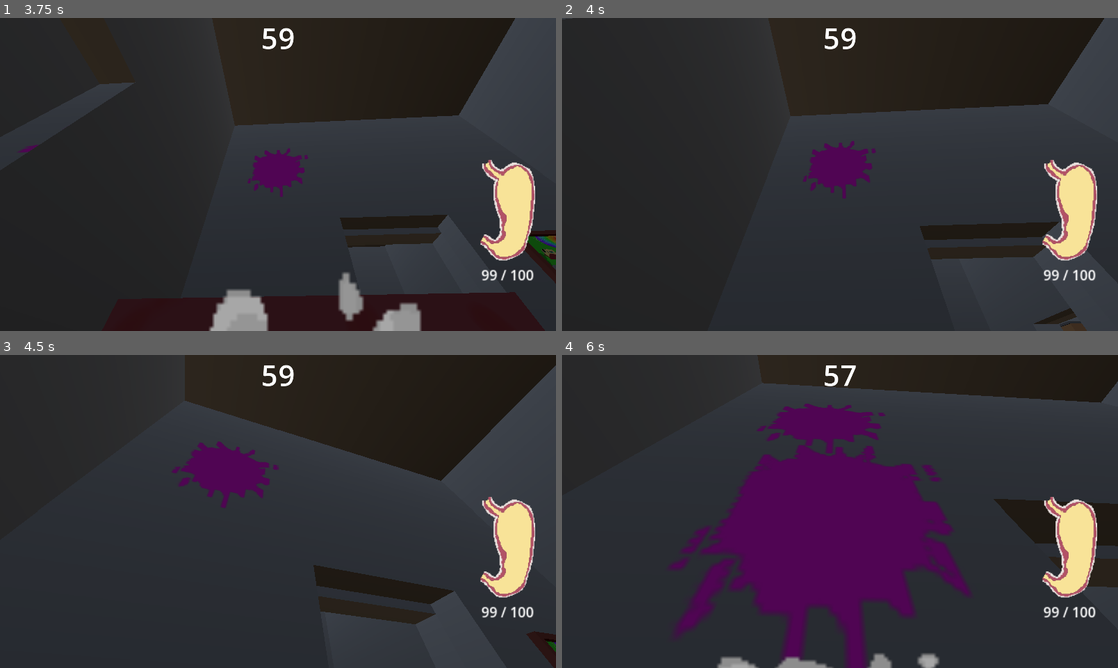
Above: before the commit, frames 1-4 (two rows, left to right).
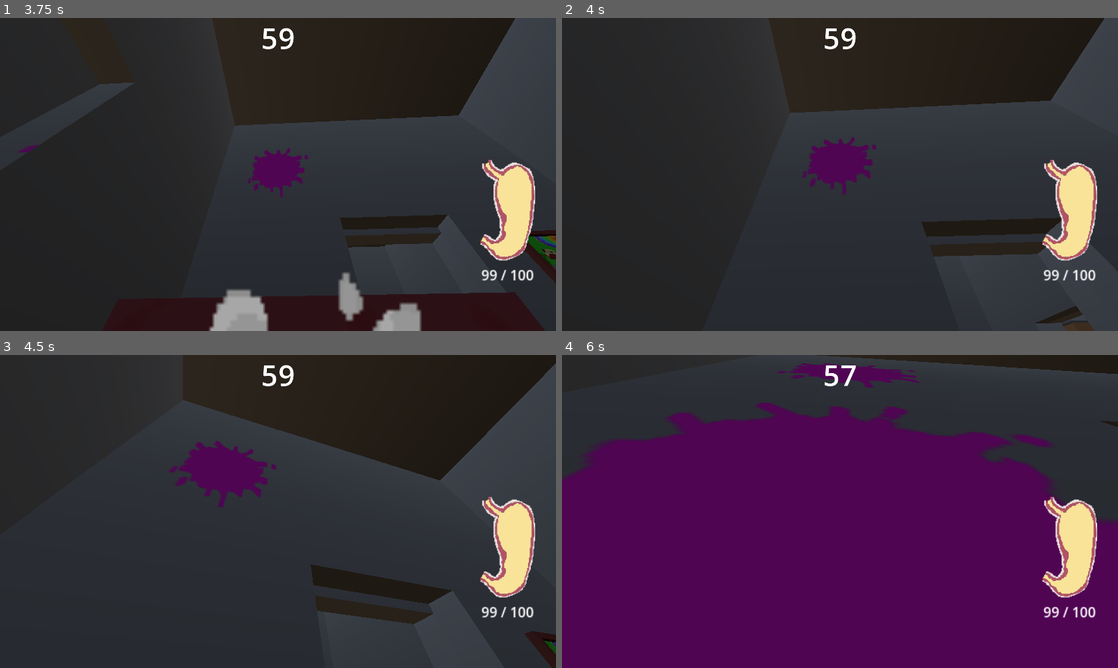
Above: after the commit, the same moments.

Repository: Tihusphere/Puke-Party
Game: Godot game, scene res://Scenes/Screens/title.tscn
The game is run twice, just before and just after one commit, with the same random seed, the same clock (stepped at 60 frames per second) and the same inputs.
Inputs (mouse positions are in pixels of both pictures, inside the frame that each line leads up to):
- Up to frame 1 (3.75 s): click "PLAY" at 0.5 s; tap Enter at 1.25 s; move the mouse to (305, 174) at 1.27 s; hold Ctrl (crawl) 1.28-2.03 s; hold W (forward) from 1.28 s (still down); click (305, 174) at 1.42 s; tap Space (jump) at 1.52, 1.55, 1.82, 2.1, 2.27, 2.57, 3.05 s; move the mouse to (250, 174) at 2.02 s; tap Ctrl (crawl) at 2.3 s; move the mouse to (289, 168) at 2.77 s; hold Ctrl (crawl) 2.78-3.53 s; move the mouse to (272, 180) at 3.52 s; click (272, 180) at 3.6 s
- Up to frame 2 (4 s): keep holding W (forward); tap Space (jump) at 3.77 s; tap Ctrl (crawl) at 3.8 s
- Up to frame 3 (4.5 s): keep holding W (forward); tap Space (jump) at 4.07 s; move the mouse to (316, 514) at 4.27 s; hold Ctrl (crawl) from 4.28 s (still down)
- Up to frame 4 (6 s): keep holding W (forward); tap Space (jump) at 4.52, 4.55, 4.82, 5.1, 5.27, 5.57 s; move the mouse to (795, 508) at 5.02 s; release Ctrl (crawl) at 5.03 s; tap Ctrl (crawl) at 5.3 s; move the mouse to (845, 511) at 5.77 s; hold Ctrl (crawl) from 5.78 s (still down); click (845, 511) at 5.92 s

Frame 1 is identical in both runs. In frame 2, 2.0% of the frame differs, in the area x 0-98%, y 0-100%; in frame 3, 0.5%; in frame 4, 56%, in the area x 0-100%, y 0-100%.

Commit message:
I think I fixed the crouch bug for real this time
- removed radius powerup
- split agility into jump and speed powerup

Diff:
--- a/Scripts/Player/player_controller.gd
+++ b/Scripts/Player/player_controller.gd
@@ -27,8 +27,7 @@
 @onready var walk_sfx: AudioStreamPlayer = $SFX/Walk
 @onready var jump_sfx: AudioStreamPlayer = $SFX/Jump
 
-const WALK_SPEED := 5.0
-const CRAWL_SPEED := 3.0
+var speed_mod := 2.0
 
 func detect_overhead_collision() -> void:
 	if not ray_cast.is_colliding():
@@ -41,13 +40,13 @@
 				animation_player.play("CrawlingToStanding")
 			walking_collision.set_disabled(false)
 			crawling_collision.set_disabled(true)
-			GAMEMANAGER.setPlayerSpeed(WALK_SPEED)
+			GAMEMANAGER.setPlayerSpeed(speed_mod) # speed up by 2
 		PlayerState.CRAWLING:
 			if (player_state == PlayerState.WALKING):
 				animation_player.play("StandingToCrawling")
 			walking_collision.set_disabled(true)
 			crawling_collision.set_disabled(false)
-			GAMEMANAGER.setPlayerSpeed(CRAWL_SPEED)
+			GAMEMANAGER.setPlayerSpeed(-speed_mod) # slow down by 2
 	player_state = state
 
 func _input(_event: InputEvent) -> void:
@@ -88,6 +87,7 @@
 
 func _process(_delta: float) -> void:
 	set_physics_process(not GAMEMANAGER.isPlayerDisabled())
+	print(GAMEMANAGER.getPlayerSpeed())
 
 func _physics_process(delta: float) -> void:
 	if player_state != PlayerState.FLYING and not is_on_floor():
--- a/Scripts/Resources/pickup_controller.gd
+++ b/Scripts/Resources/pickup_controller.gd
@@ -3,13 +3,11 @@
 
 # BUFFS #
 
-enum Buff {RADIUS, AGILITY, RAINBOW}
-var buffType: Buff = Buff.AGILITY
+enum Buff {SPEED, JUMP, RAINBOW}
+var buffType: Buff = Buff.SPEED
 
-const FOOD_INCREASE: int = 10
-const RADIUS_INCREASE: int = 5
-const SPEED_INCREASE: float = 7.0
-const JUMP_INCREASE: float = 8.0
+const SPEED_INCREASE: float = 5.0
+const JUMP_INCREASE: float = 5.0
 
 const COOLDOWN: int = 10
 
@@ -22,11 +20,10 @@
 func _ready() -> void:
 	var randomBuff: int = randi_range(0, Buff.size() - 1)
 	buffType = Buff.values()[randomBuff]
-	print(Buff.keys()[randomBuff])
 	match buffType:
-		Buff.RADIUS:
+		Buff.SPEED:
 			sprite.texture = load("res://textures/Food/miniJam_applejuice.png")
-		Buff.AGILITY:
+		Buff.JUMP:
 			sprite.texture = load("res://textures/Food/miniJam_cookie.png")
 		Buff.RAINBOW:
 			sprite.texture = load("res://textures/Food/miniJam_egg.png")
@@ -49,14 +46,13 @@
 	eat_sfx.play()
 	GAMEMANAGER.refillHunger()
 	match buffType:
-		Buff.RADIUS:
-			GAMEMANAGER.changeRadius(RADIUS_INCREASE)
+		Buff.SPEED:
+			GAMEMANAGER.setPlayerSpeed(SPEED_INCREASE)
 			GAMEMANAGER.score += 10
-			print("radius increased!!")
-		Buff.AGILITY:
+			print("speed increased!!")
+		Buff.JUMP:
 			GAMEMANAGER.setPlayerJump(JUMP_INCREASE)
-			GAMEMANAGER.setPlayerSpeed(SPEED_INCREASE)
-			print("agility increased!!")
+			print("jump increased!!")
 			GAMEMANAGER.score += 20
 		Buff.RAINBOW:
 			GAMEMANAGER.setRainbow(true)
@@ -67,12 +63,11 @@
 
 func _on_timer_timeout():
 	match buffType:
-		Buff.RADIUS:
-			GAMEMANAGER.changeRadius(-RADIUS_INCREASE)
+		Buff.SPEED:
+			GAMEMANAGER.setPlayerSpeed(-SPEED_INCREASE)
 			print("radius normal")
-		Buff.AGILITY:
+		Buff.JUMP:
 			GAMEMANAGER.setPlayerJump(-JUMP_INCREASE)
-			GAMEMANAGER.setPlayerSpeed(-SPEED_INCREASE)
 			print("agility normal")
 		Buff.RAINBOW:
 			GAMEMANAGER.setRainbow(false)
--- a/Scripts/Singletons/GAMEMANAGER.gd
+++ b/Scripts/Singletons/GAMEMANAGER.gd
@@ -82,14 +82,11 @@
 func refillHunger():
 	current_hunger = MAX_HUNGER
 
-func changeRadius(size: int = 5):
-	pass
-
 func setPlayerSpeed(new_speed: float) -> void:
-	speed = new_speed
+	speed += new_speed
 
 func getPlayerSpeed() -> float:
-	return speed
+	return clampf(speed, 1.0, 10.0)
 
 func setPlayerJump(new_jump: float) -> void:
 	jump = new_jump
